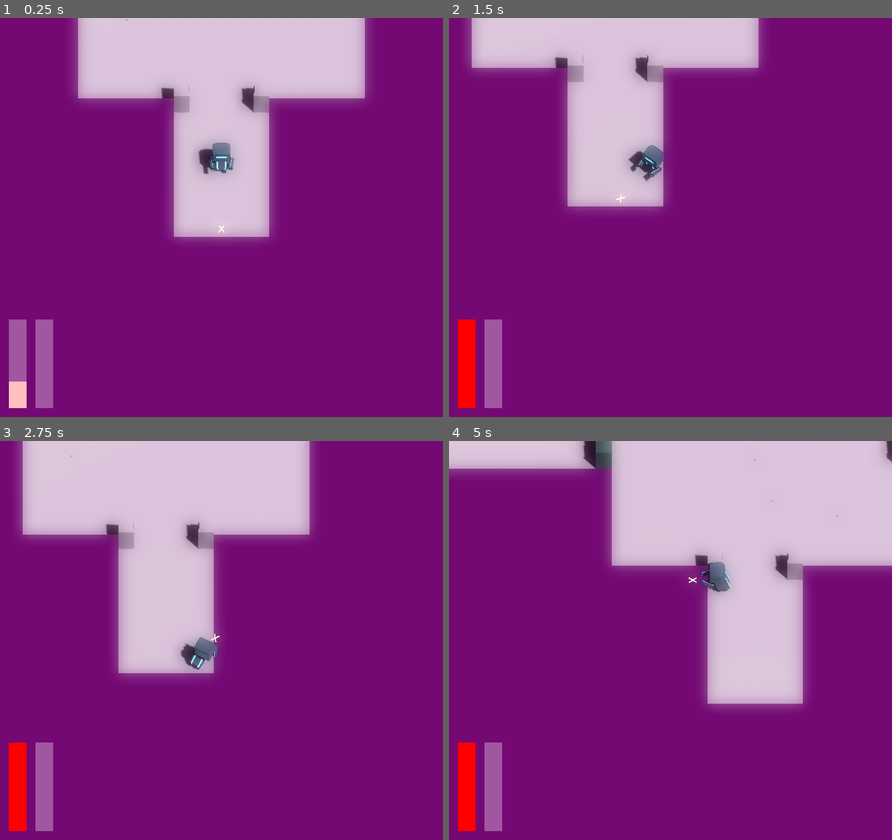
Above: before the commit, frames 1-4 (two rows, left to right).
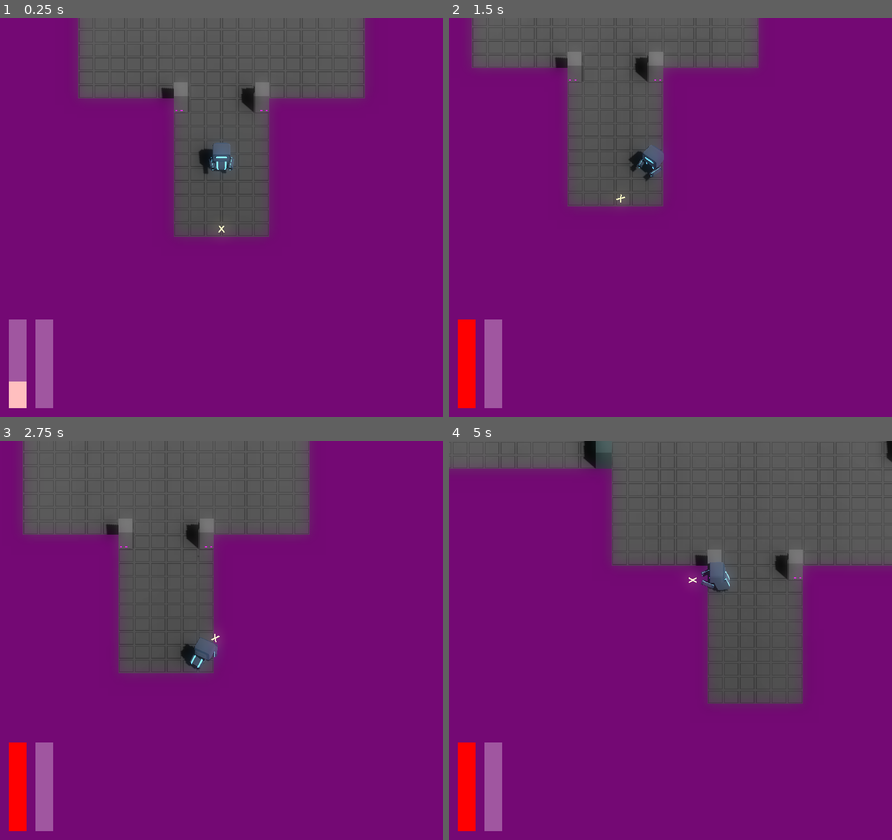
Above: after the commit, the same moments.

Repository: JackEvans24/bullet-absorb
Game: Godot game, scene res://scenes/main.tscn
The game is run twice, just before and just after one commit, with the same random seed, the same clock (stepped at 60 frames per second) and the same inputs.
Inputs (mouse positions are in pixels of both pictures, inside the frame that each line leads up to):
- Up to frame 1 (0.25 s): no input
- Up to frame 2 (1.5 s): move the mouse to (767, 197) at 0.52 s; hold D (move_right) 0.53-1.28 s; hold Ctrl (absorb) 0.53-1.28 s; move the mouse to (581, 237) at 1.27 s; hold S (move_back) from 1.28 s (still down); tap Space (dash) at 1.35 s
- Up to frame 3 (2.75 s): move the mouse to (265, 552) at 2.02 s; release S (move_back) at 2.03 s; press the mouse at (265, 552) at 2.03 s; hold D (move_right) from 2.03 s (still down)
- Up to frame 4 (5 s): move the mouse to (648, 720) at 2.77 s; release D (move_right) at 2.78 s; release the mouse at (648, 720) at 2.78 s; hold W (move_forward) 2.78-3.53 s; tap Ctrl (absorb) at 2.85 s; move the mouse to (803, 700) at 3.52 s; hold A (move_left) from 3.53 s (still down); tap Space (dash) at 3.6 s; move the mouse to (537, 580) at 4.27 s; click (537, 580) at 4.35 s

The runs differ from the first frame. In frame 1, 21% of the frame differs, in the area x 17-83%, y 0-56%; in frame 2, 16%; in frame 3, 23%; in frame 4, 30%, in the area x 0-100%, y 0-67%.

Commit message:
feat: add animation to bar to draw attention

Diff:
--- a/scripts/ui/bar.gd
+++ b/scripts/ui/bar.gd
@@ -1,18 +1,26 @@
 class_name Bar
 extends Control
 
+@export_group("Update animation")
 @export var bar_speed = 1.0
 @export var bar_colour: Color = Color.RED
 @export var color_decay := 1.0
 @export var flash_colour: Color = Color.WHITE
 
+@export_group("Empty animation")
+@export var background_flash_colour = Color.WHITE_SMOKE
+
 @onready var foreground: ColorRect = $Foreground
+@onready var background: ColorRect = $Background
+
+@onready var background_colour: Color = background.color
 
 var max_value := 1.0
 var current_value := 0.0
 var new_value := 0.0
 
 var foreground_color_lerp := 0.0
+var background_color_lerp := 0.0
 
 func _ready():
 	foreground.color = bar_colour
@@ -22,9 +30,13 @@
 	new_value = value
 	foreground_color_lerp = 1.0
 
+func trigger_empty_animation():
+	background_color_lerp = 1.0
+
 func _process(delta):
 	update_bar_height(delta)
 	update_foreground_color(delta)
+	update_background_color(delta)
 
 func update_bar_height(delta):
 	if current_value == new_value:
@@ -44,3 +56,9 @@
 		return
 	foreground_color_lerp = max(0, foreground_color_lerp - color_decay * delta)
 	foreground.color = lerp(bar_colour, flash_colour, foreground_color_lerp)
+
+func update_background_color(delta):
+	if background_color_lerp == 0.0:
+		return
+	background_color_lerp = max(0, background_color_lerp - color_decay * delta)
+	background.color = lerp(background_colour, background_flash_colour, background_color_lerp)
